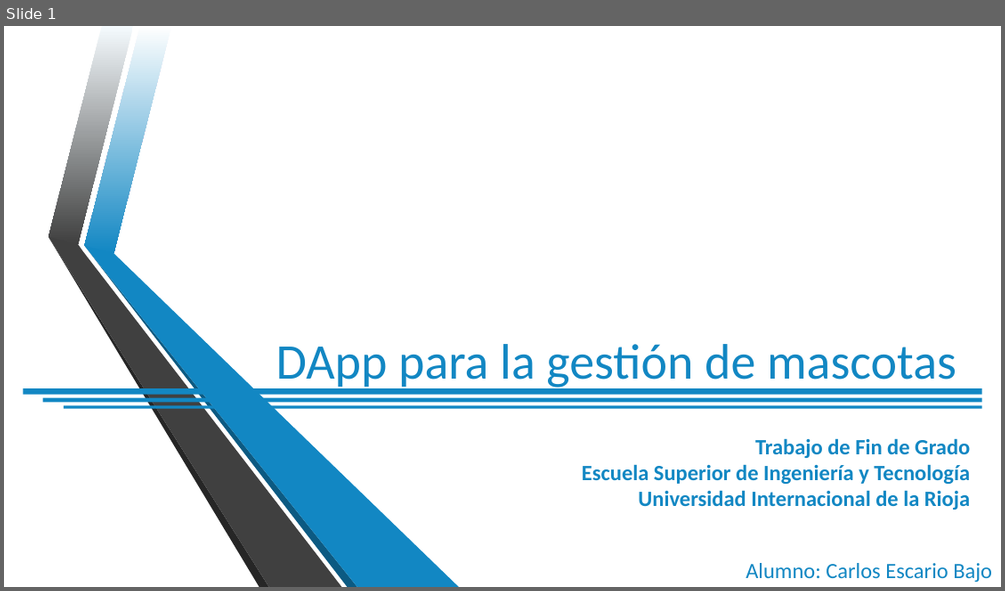
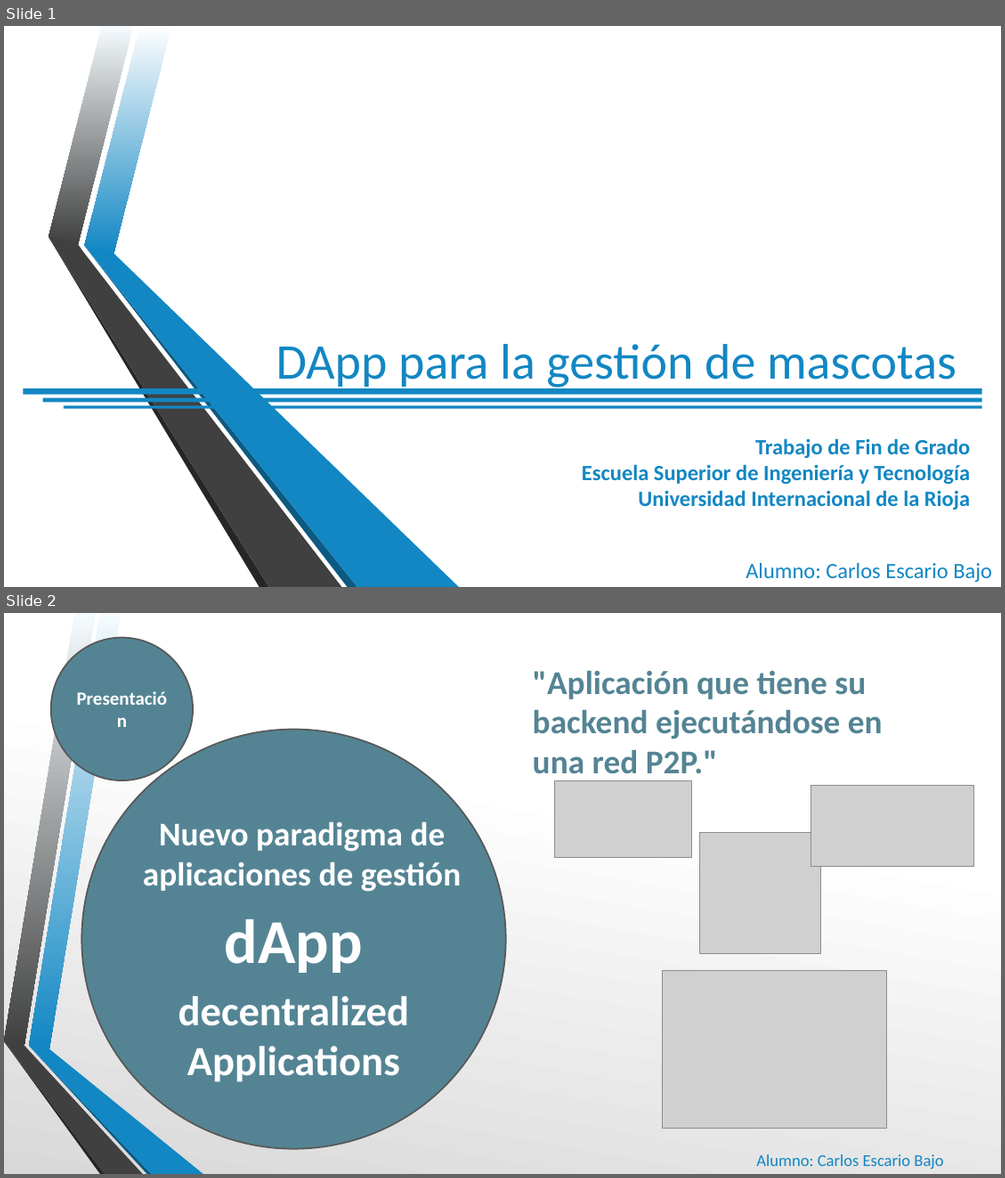
Before and after one commit to cescari/docs, a slide deck: Defensa TFG.pptx. Shown one above the other, each under a label of ours: slide 1 before the commit, slides 1 and 2 after it. The pictures are 1005x591 and 1005x1178 pixels, drawn with LibreOffice and Linux fonts; fonts in the diff are those of the drawing; grey boxes stand for pictures; background and template pictures are left out. Boxes give left, top, right and bottom in pixels: in the first picture for what was removed or moved away, otherwise in the second. Text is boxed around its words. In the diff, an @@ line names an element or a change of style, - is before the commit and + after.

```diff
--- a/Defensa TFG.pptx
+++ b/Defensa TFG.pptx
@@ slide 2 added at (4, 613, 1001, 1174), background gradient #FFFFFF to #D9D9D9 @@
@@ ellipse added at (51, 638, 194, 780), fill #548494, outline #585858 1.5 pt, 18 pt, text #FFFFFF, bold @@
+Presentación
@@ text added at (533, 671, 882, 782), 32 pt, text #548494, bold @@
+"Aplicación que tiene su backend ejecutándose en una red P2P."
@@ picture added at (554, 780, 691, 858) @@
@@ picture added at (811, 786, 975, 867) @@
@@ picture added at (700, 833, 821, 953) @@
@@ picture added at (662, 971, 886, 1128) @@
@@ group added at (81, 729, 506, 1149): 3 texts, 1 ellipse @@
+Nuevo paradigma de aplicaciones de gestión
+dApp
+decentralized Applications
@@ group added at (4, 613, 203, 1174): 6 freeform shapes @@
@@ text added at (756, 1154, 943, 1168), 16 pt, text #1287C3 @@
+Alumno: Carlos Escario Bajo
```
Also in this commit, not shown: 4 other slides added, 2 slides removed.
